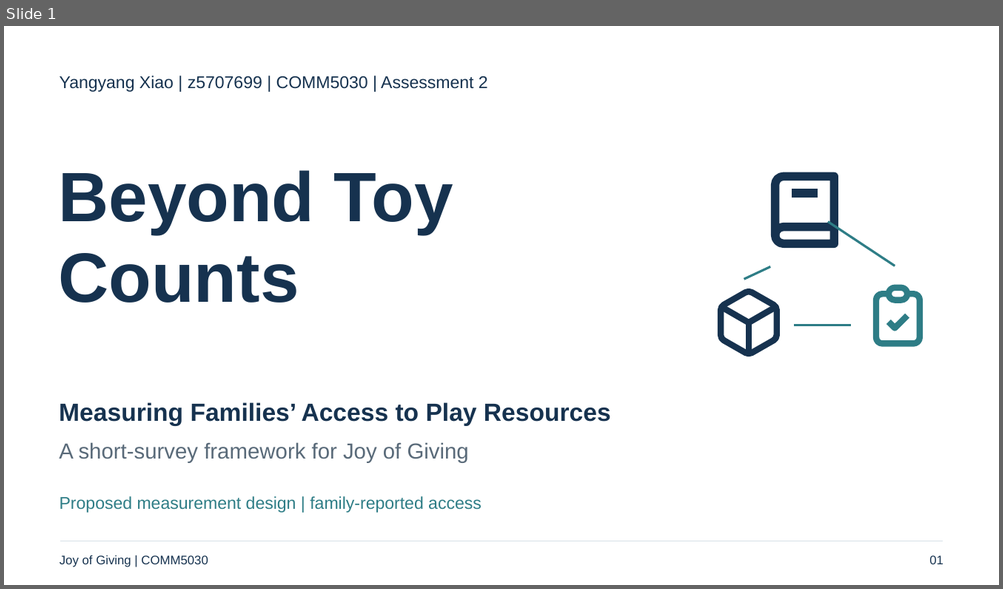
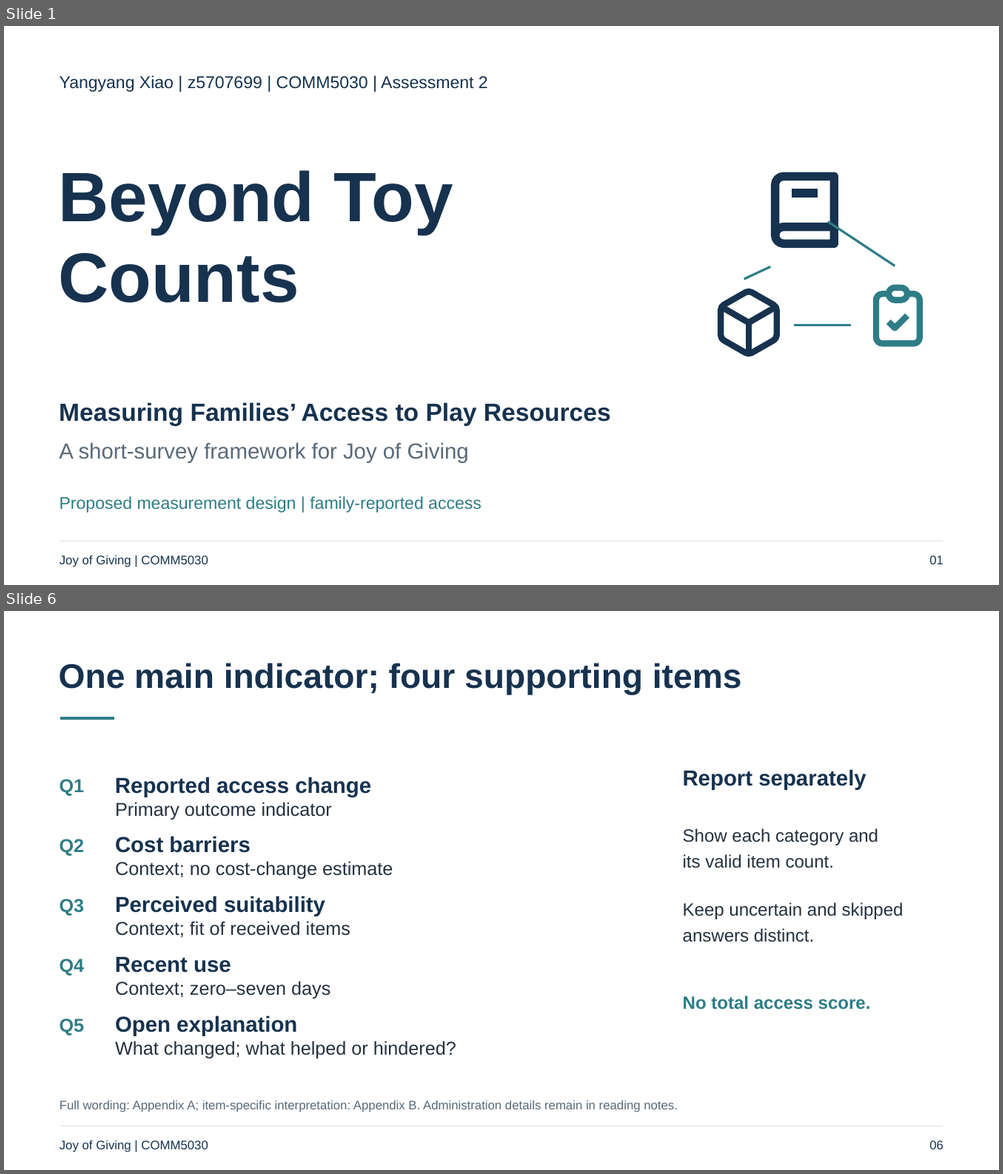
Before and after one commit to Estherx531/Comm5030, a slide deck: deliverables/assessment-2/A2_Presentation.pptx. Shown one above the other, each under a label of ours: slide 1 before the commit, slides 1 and 6 after it; the slides between them are not shown. The pictures are 1003x589 and 1003x1174 pixels, drawn with LibreOffice and Linux fonts; fonts in the diff are those of the drawing. Boxes give left, top, right and bottom in pixels: in the first picture for what was removed or moved away, otherwise in the second. Text is boxed around its words. In the diff, an @@ line names an element or a change of style, - is before the commit and + after.

```diff
--- a/deliverables/assessment-2/A2_Presentation.pptx
+++ b/deliverables/assessment-2/A2_Presentation.pptx
@@ slide 6 added at (4, 611, 999, 1170), background #FFFFFF @@
@@ text added at (59, 663, 742, 695), 33 pt, text #16324F, bold @@
+One main indicator; four supporting items
@@ freeform shape added at (60, 718, 114, 719), outline #2E7D86 3 pt @@
@@ group added at (683, 769, 903, 1010): 4 texts @@
+Report separately
+Show each category and
+its valid item count.
+Keep uncertain and skipped
+answers distinct.
+No total access score.
@@ group added at (60, 777, 456, 1059): 15 texts @@
+Q1
+Reported access change
+Primary outcome indicator
+Q2
+Cost barriers
+Context; no cost-change estimate
+Q3
+Perceived suitability
+Context; fit of received items
+Q4
+Recent use
+Context; zero–seven days
+Q5
+Open explanation
+What changed; what helped or hindered?
@@ text added at (60, 1101, 677, 1113), 12 pt, text #596A79 @@
+Full wording: Appendix A; item-specific interpretation: Appendix B. Administration details remain in reading notes.
@@ text added at (60, 1141, 208, 1153), 12 pt, text #16324F @@
+Joy of Giving | COMM5030
@@ freeform shape added at (60, 1127, 942, 1128), outline #D6E0E7 0.75 pt @@
@@ text added at (929, 1141, 943, 1150), 12 pt, text #16324F @@
+06
```
Also in this commit, not shown: 6 slides changed, 4 other slides added, 5 slides removed, 5 other files.
